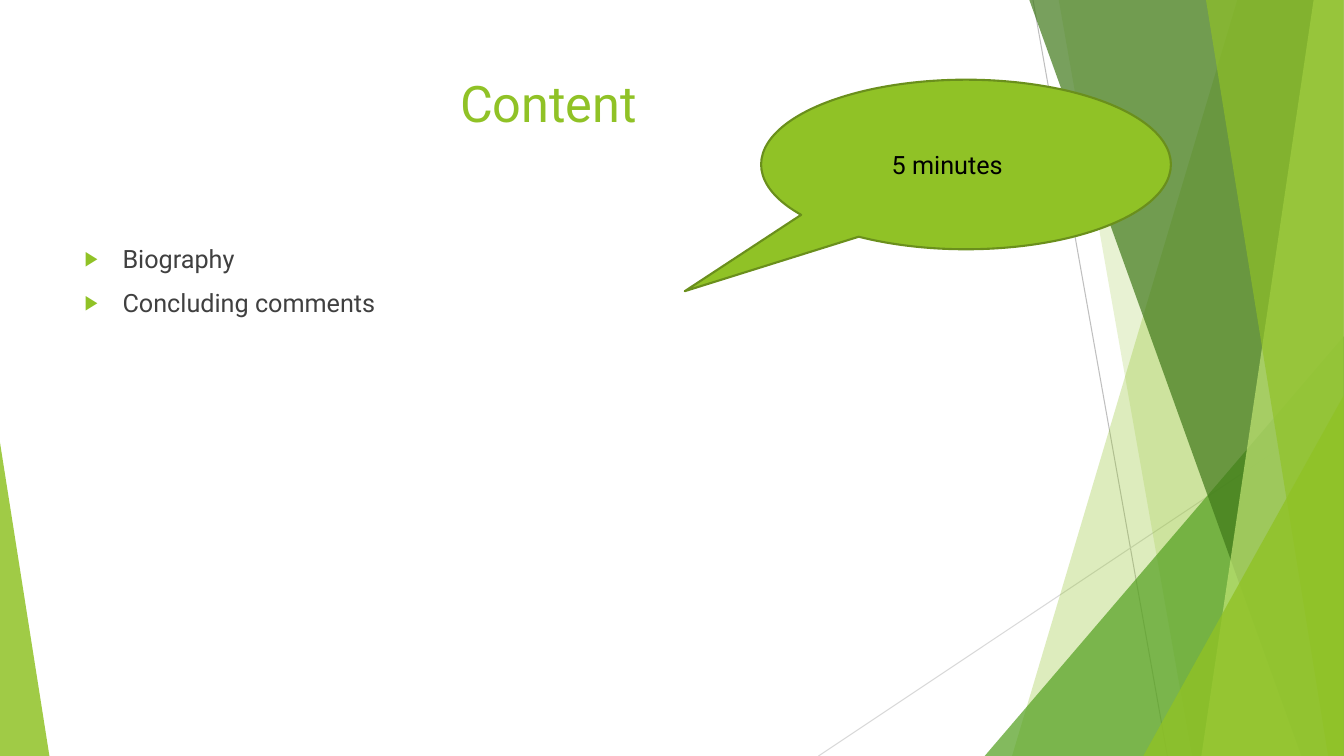
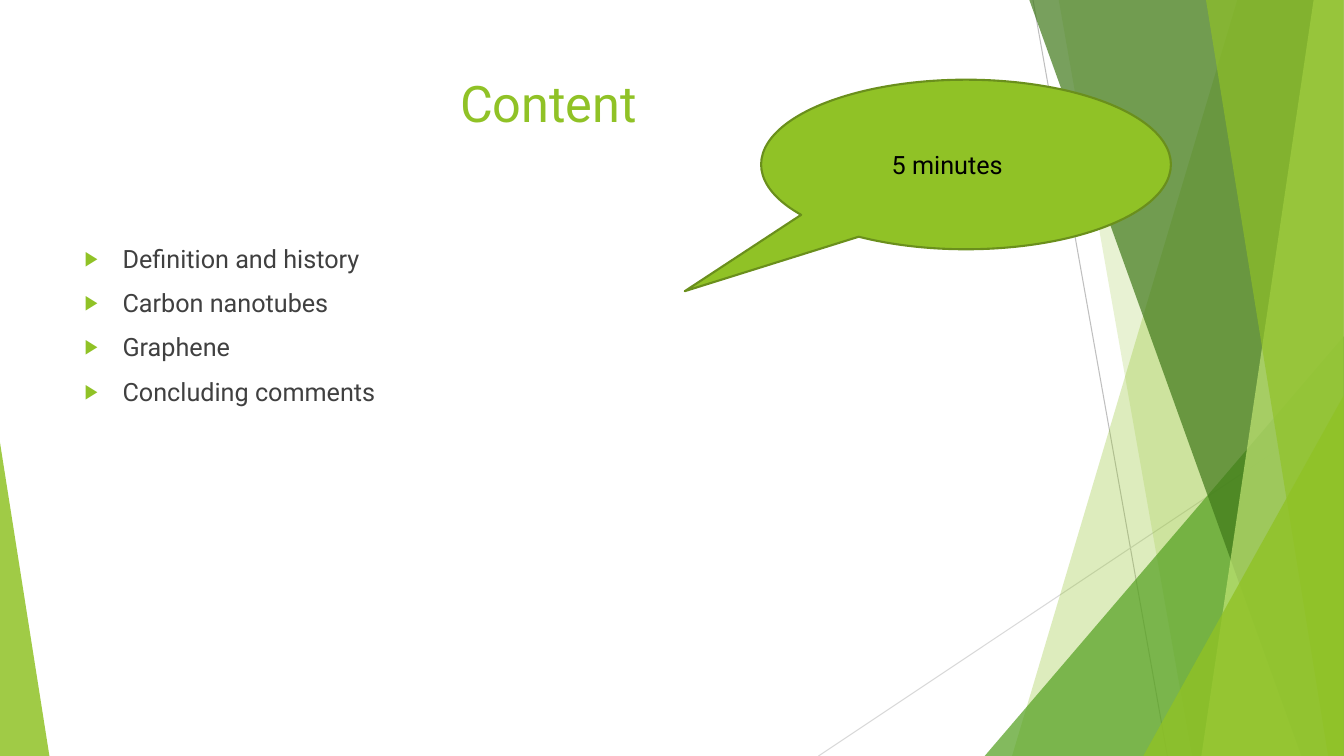
Before and after one commit to Vlad-ole/Presentations, a slide deck: slide 2 of News/News.pptx. Drawn at 1344x756 pixels with LibreOffice and Linux fonts; fonts in the diff are those of the drawing. Boxes give left, top, right and bottom in pixels: in the first picture for what was removed or moved away, otherwise in the second. Text is boxed around its words. In the diff, an @@ line names an element or a change of style, - is before the commit and + after.

```diff
--- a/News/News.pptx
+++ b/News/News.pptx
@@ text at [123, 249, 359, 361]: text changed @@
-▶ Biography
+▶ Definition and history
+▶ Carbon nanotubes
+▶ Graphene
```
Also in this commit, not shown: 1 other slide changed, 1 slide added, 1 slide removed, 1 other file.
